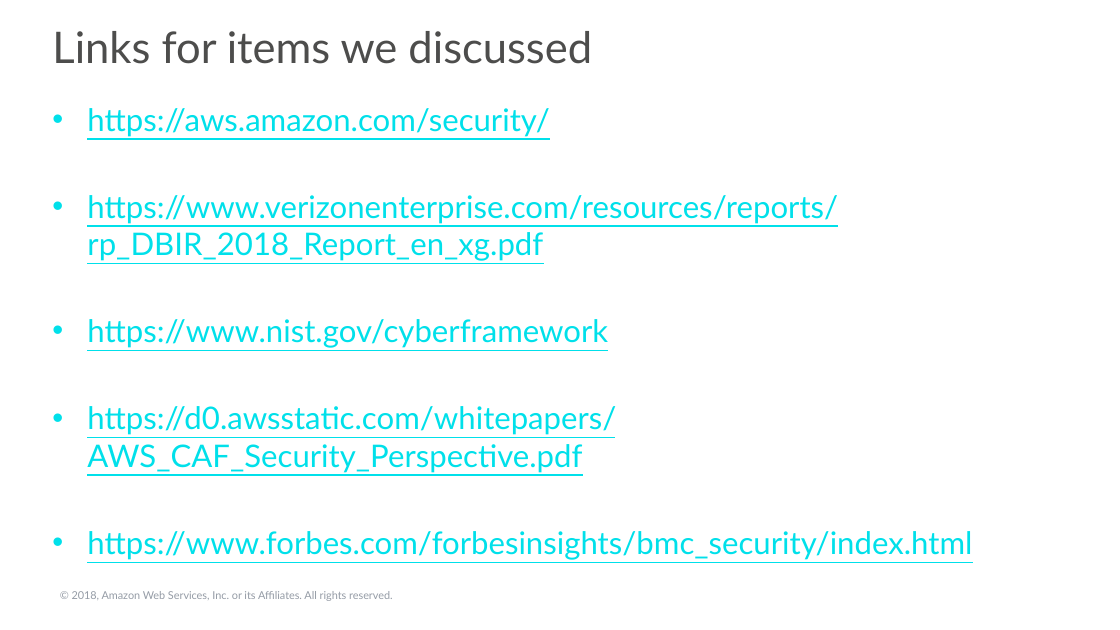
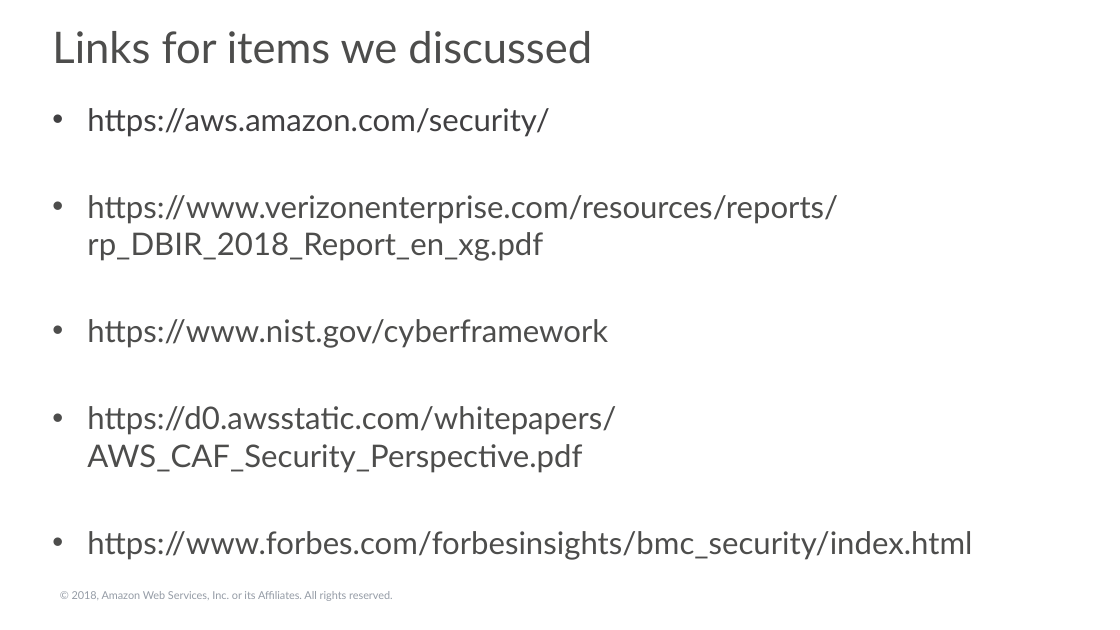
Before and after one commit to robnolen/aws-security-workshops, a slide deck: slide 16 of threat-detection-wksp/presentations/threat-detection-wksp-module4-presentation.pptx. Drawn at 1120x630 pixels with LibreOffice and Linux fonts; fonts in the diff are those of the drawing; background and template pictures are left out. Boxes give left, top, right and bottom in pixels: in the first picture for what was removed or moved away, otherwise in the second. Text is boxed around its words. In the diff, an @@ line names an element or a change of style, - is before the commit and + after.

```diff
--- a/threat-detection-wksp/presentations/threat-detection-wksp-module4-presentation.pptx
+++ b/threat-detection-wksp/presentations/threat-detection-wksp-module4-presentation.pptx
@@ text "https://aws.amazon.com/security/" at bbox=[87, 108, 972, 560]: text colour #00E0EA to #414042 in "https://aws.amazon.com/security/"; underline off; text colour #00E0EA to #4D4D4C in "https://www.verizonenterprise.com/resources/reports/rp_DBIR_ ...", "https://www.nist.gov/cyberframework", "https://d0.awsstatic.com/whitepapers/AWS_CAF_Security_Perspe ...", "https://www.forbes.com/forbesinsights/bmc_security/index.htm ..." @@
```
Also in this commit, not shown: 2 other slides changed, 2 other files.
